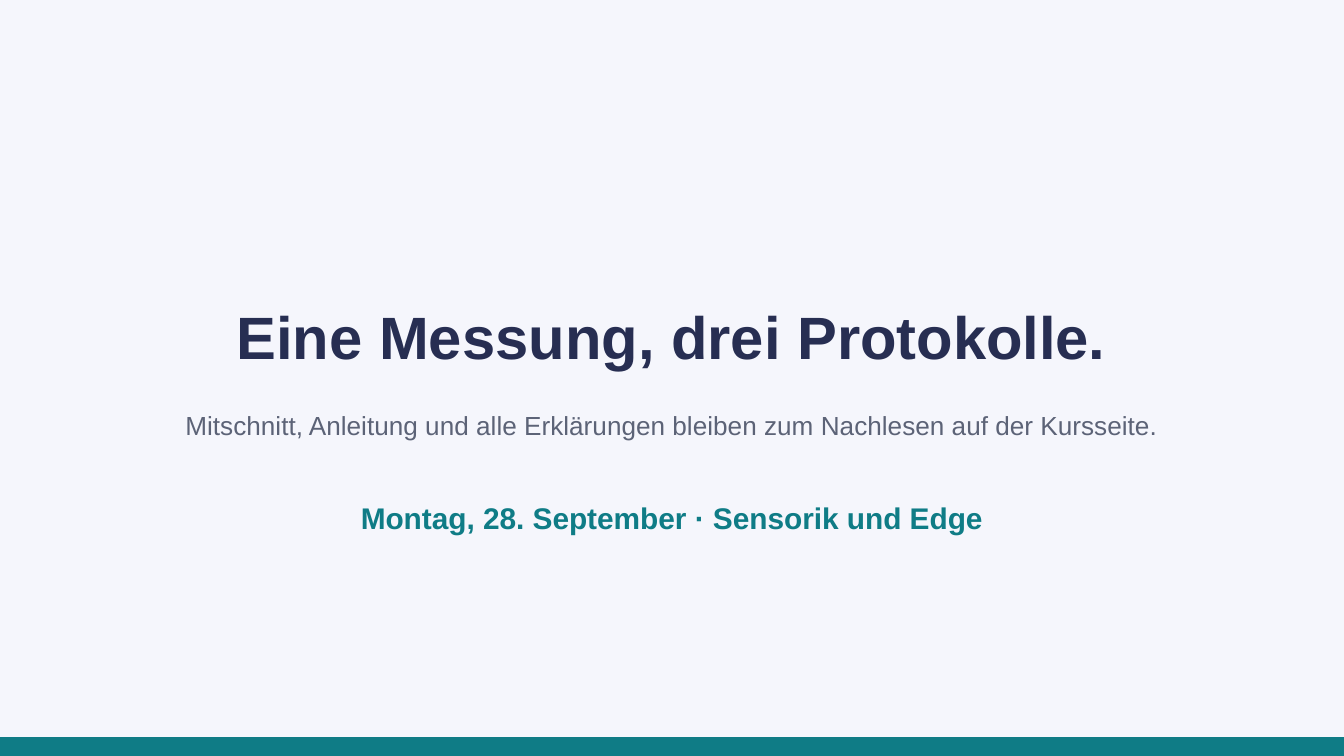
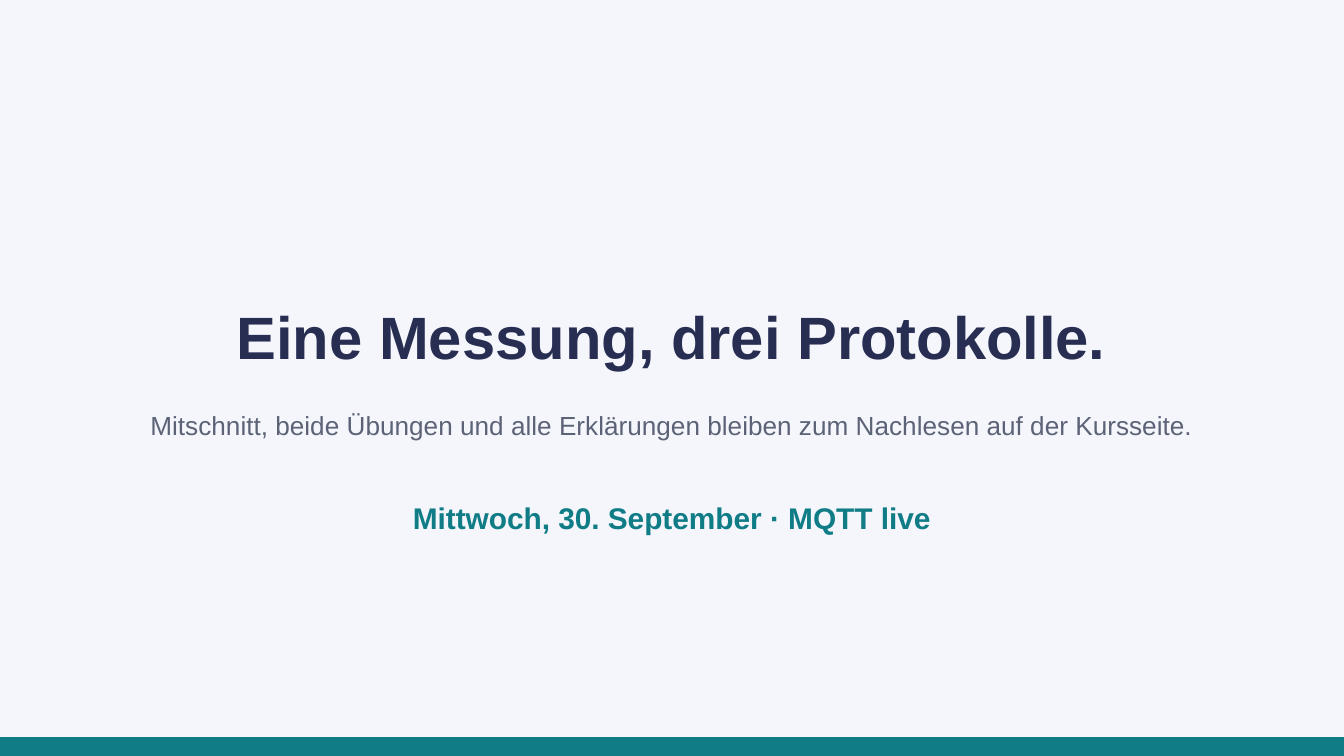
Before and after one commit to JacobMenge/kurs-unterlagen, a slide deck: slide 25 of folien/09-industrie-iot.pptx (slide 22 before the commit). Drawn at 1344x756 pixels with LibreOffice and Linux fonts; fonts in the diff are those of the drawing. Boxes give left, top, right and bottom in pixels: in the first picture for what was removed or moved away, otherwise in the second. Text is boxed around its words. In the diff, an @@ line names an element or a change of style, - is before the commit and + after.

Commit message:
neue anleitung

```diff
--- a/folien/09-industrie-iot.pptx
+++ b/folien/09-industrie-iot.pptx
@@ text at (150,414,1191,441): text changed @@
-Mitschnitt, Anleitung und alle Erklärungen bleiben zum Nachlesen auf der Kursseite.
+Mitschnitt, beide Übungen und alle Erklärungen bleiben zum Nachlesen auf der Kursseite.
@@ text at (413,507,931,535): text changed @@
-Montag, 28. September · Sensorik und Edge
+Mittwoch, 30. September · MQTT live
```
Also in this commit, not shown: 19 other slides changed, 4 slides added, 1 slide removed, 7 other files.
